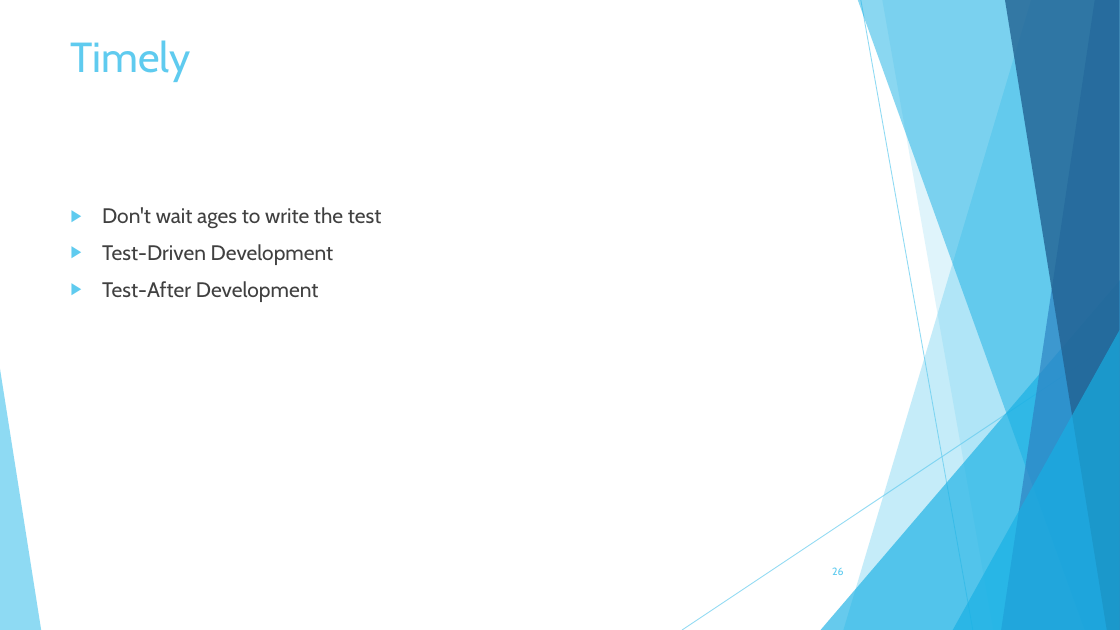
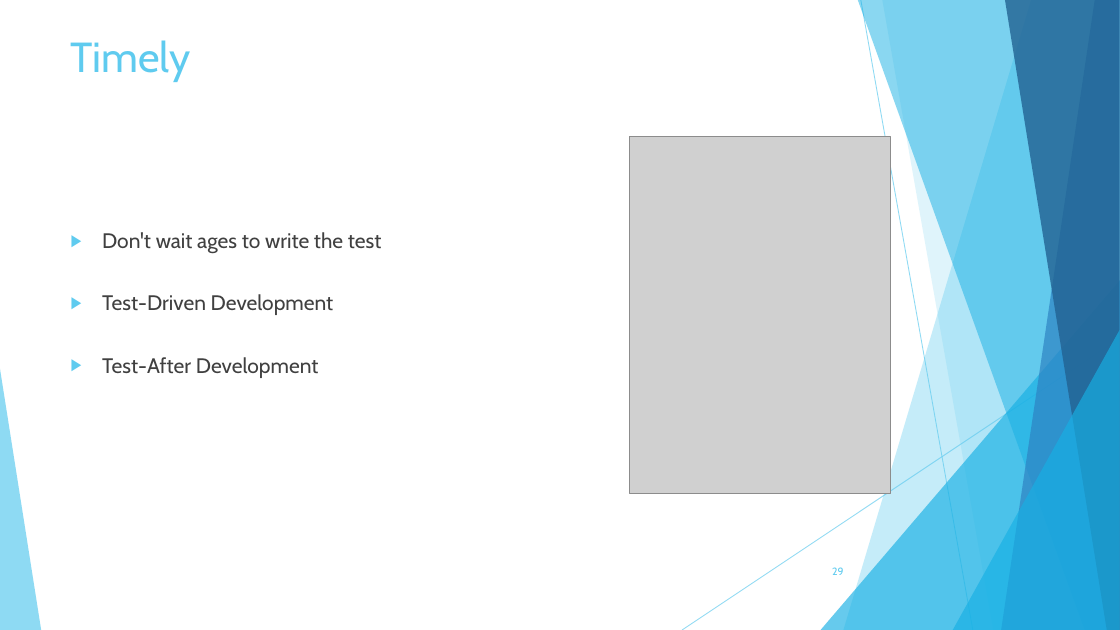
Before and after one commit to szubartm/TddAndBdd.Materials, a slide deck: slide 29 of TDD/Testing in TDD spirit.pptx (slide 26 before the commit). Drawn at 1120x630 pixels with LibreOffice and Linux fonts; fonts in the diff are those of the drawing; grey boxes stand for pictures. Boxes give left, top, right and bottom in pixels: in the first picture for what was removed or moved away, otherwise in the second. Text is boxed around its words. In the diff, an @@ line names an element or a change of style, - is before the commit and + after.

```diff
--- a/TDD/Testing in TDD spirit.pptx
+++ b/TDD/Testing in TDD spirit.pptx
@@ picture added at (629,137,891,493) @@
@@ text "Don't wait ages to write ..." at (102,232,381,378): line spacing 1 to 2 @@
@@ page number at (832,567,843,575): text changed @@
-26
+29
```
Also in this commit, not shown: 4 other slides changed, 9 slides added.
